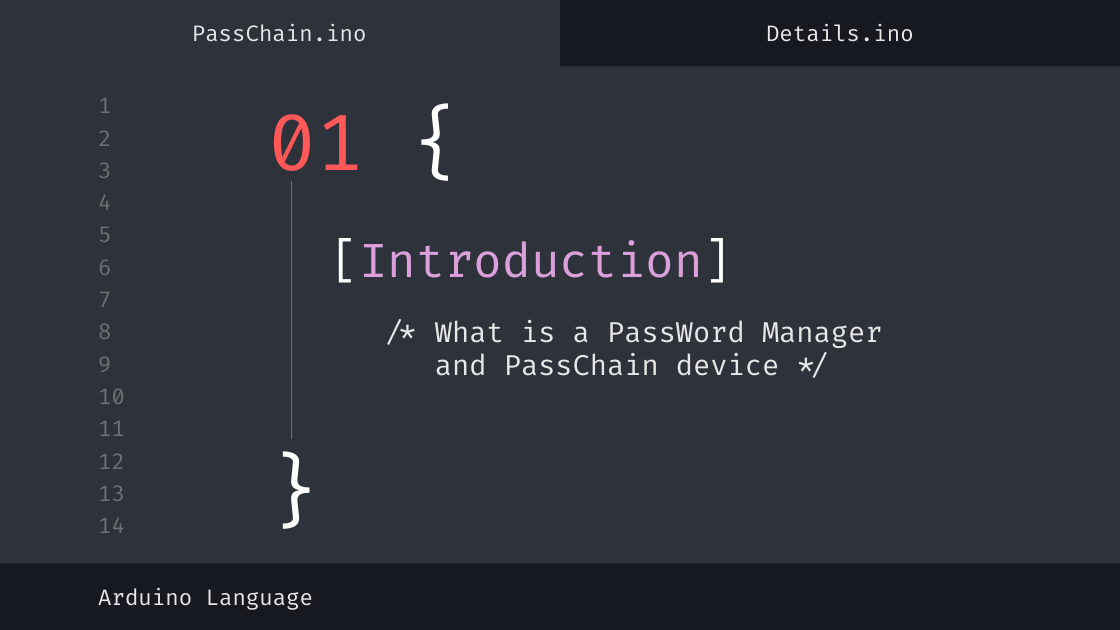
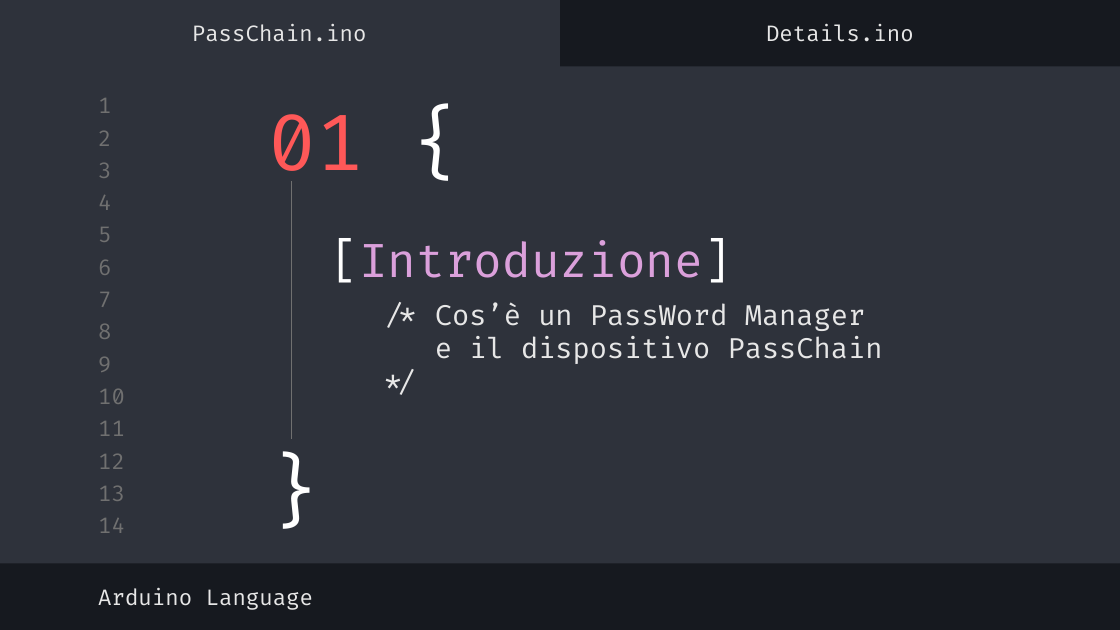
Before and after one commit to Alberto-00/PassChain-IoT, a slide deck: slide 3 of Documentazione/Presentazione/Presentazione.pptx. Drawn at 1120x630 pixels with LibreOffice and Linux fonts; fonts in the diff are those of the drawing. Boxes give left, top, right and bottom in pixels: in the first picture for what was removed or moved away, otherwise in the second. Text is boxed around its words. In the diff, an @@ line names an element or a change of style, - is before the commit and + after.

```diff
--- a/Documentazione/Presentazione/Presentazione.pptx
+++ b/Documentazione/Presentazione/Presentazione.pptx
@@ title at bbox=[330, 240, 732, 283]: text changed @@
-[Introduction]
+[Introduzione]
@@ subtitle at bbox=[435, 303, 883, 364]: text changed @@
-/* What is a PassWord Manager
-and PassChain device */
+/* Cos’è un PassWord Manager
+e il dispositivo PassChain */
```
Also in this commit, not shown: 29 other slides changed, 3 other files.
